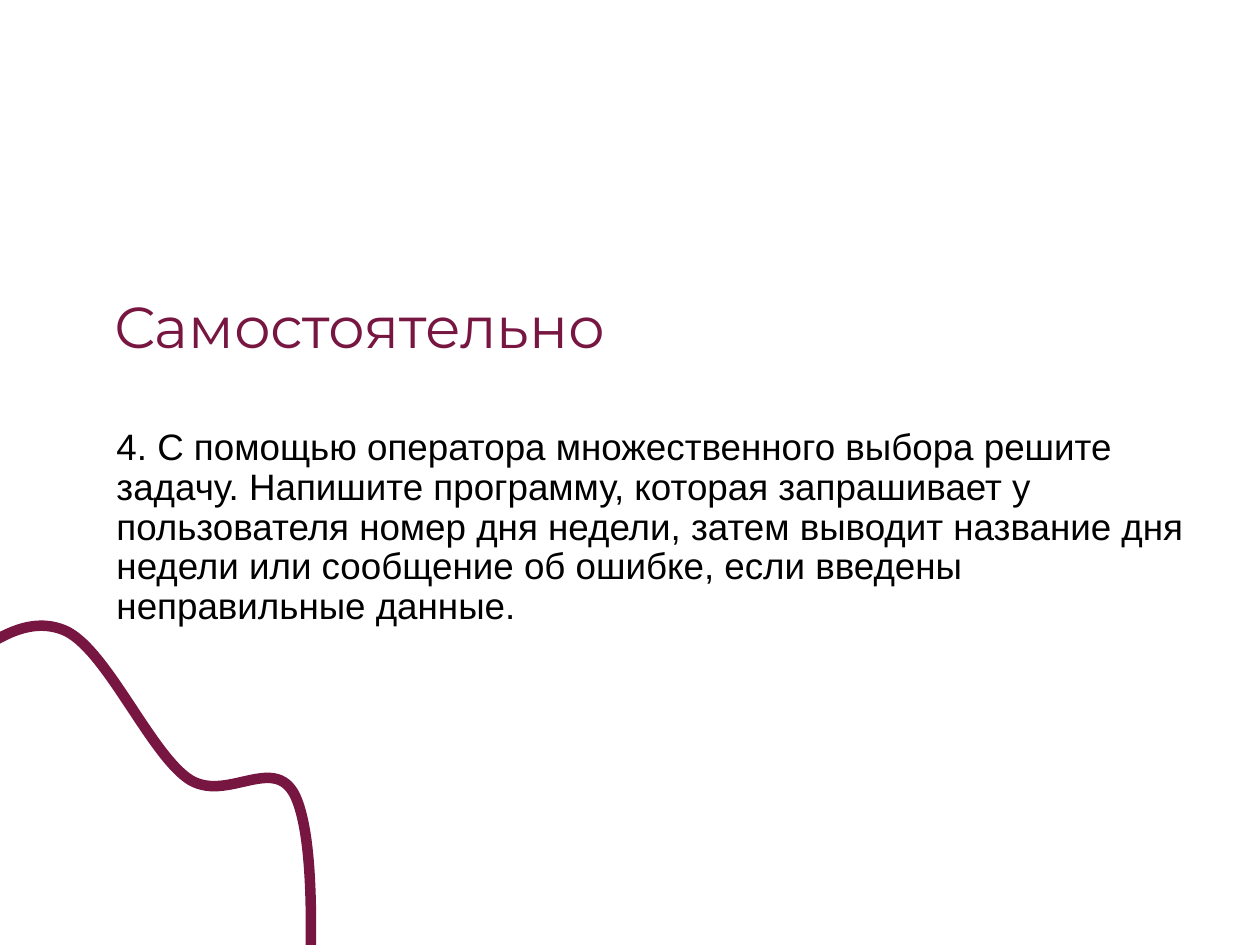
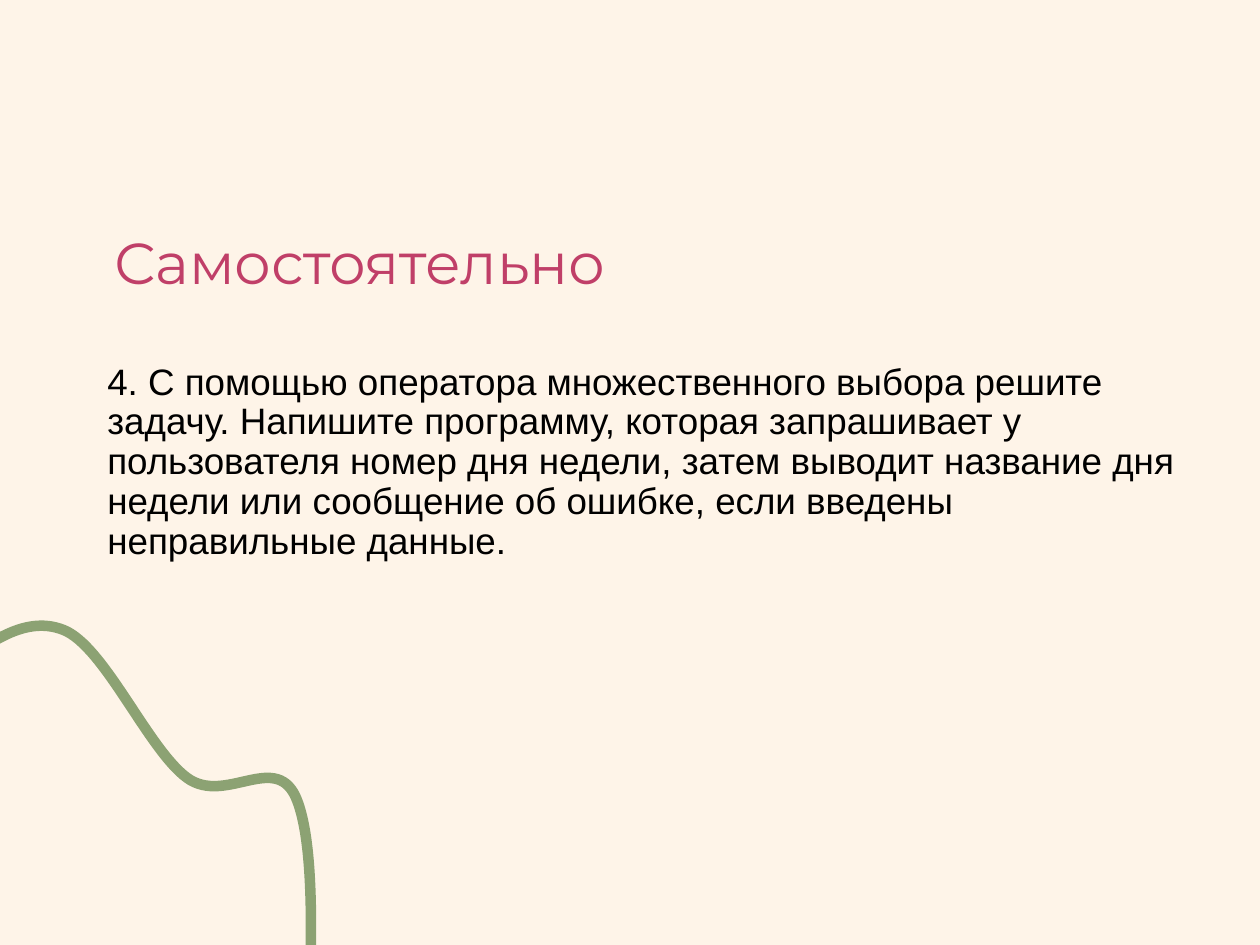
Before and after one commit to Svetlana184/SecondCourse, a slide deck: slide 21 of Презентация по программирвоанию _ Условный оператор в C#_.ppt (slide 16 before the commit). Drawn at 1260x945 pixels with LibreOffice and Linux fonts; fonts in the diff are those of the drawing. Boxes give left, top, right and bottom in pixels: in the first picture for what was removed or moved away, otherwise in the second. Text is boxed around its words. In the diff, an @@ line names an element or a change of style, - is before the commit and + after.

```diff
--- a/Презентация по программирвоанию _ Условный оператор в C#_.ppt
+++ b/Презентация по программирвоанию _ Условный оператор в C#_.ppt
@@ background #FFFFFF to #FEF4E8 @@
@@ title "Самостоятельно": place and size @@
-title "Самостоятельно" at <box>114,307,605,349</box>
+title "Самостоятельно" at <box>115,243,606,285</box>
@@ title "Самостоятельно" at <box>115,243,606,285</box>: text colour #781642 to #C03F68 @@
@@ text "4. С помощью оператора множественного ...": place and size @@
-text "4. С помощью оператора множественного ..." at <box>116,433,1183,626</box>
+text "4. С помощью оператора множественного ..." at <box>107,368,1174,561</box>
@@ freeform shape at <box>0,601,409,945</box>: outline #781642 6.01 pt to #8CA273 6.01 pt @@
```
Also in this commit, not shown: 15 other slides changed, 5 slides added, 1 slide removed, 2 other files.
